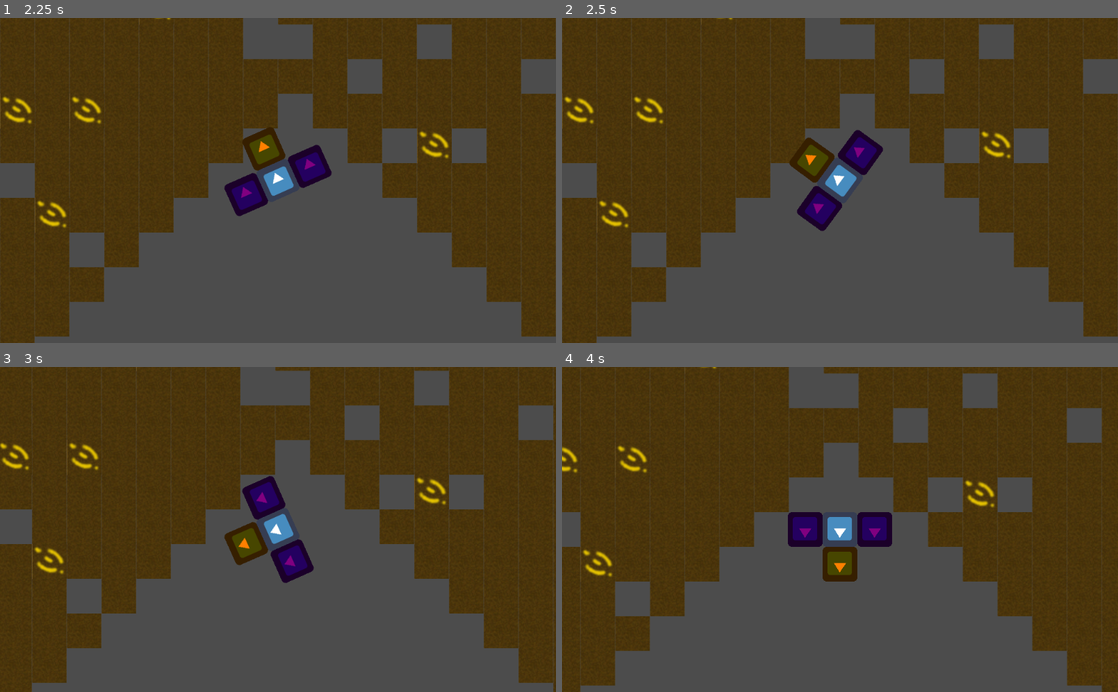
Above: before the commit, frames 1-4 (two rows, left to right).
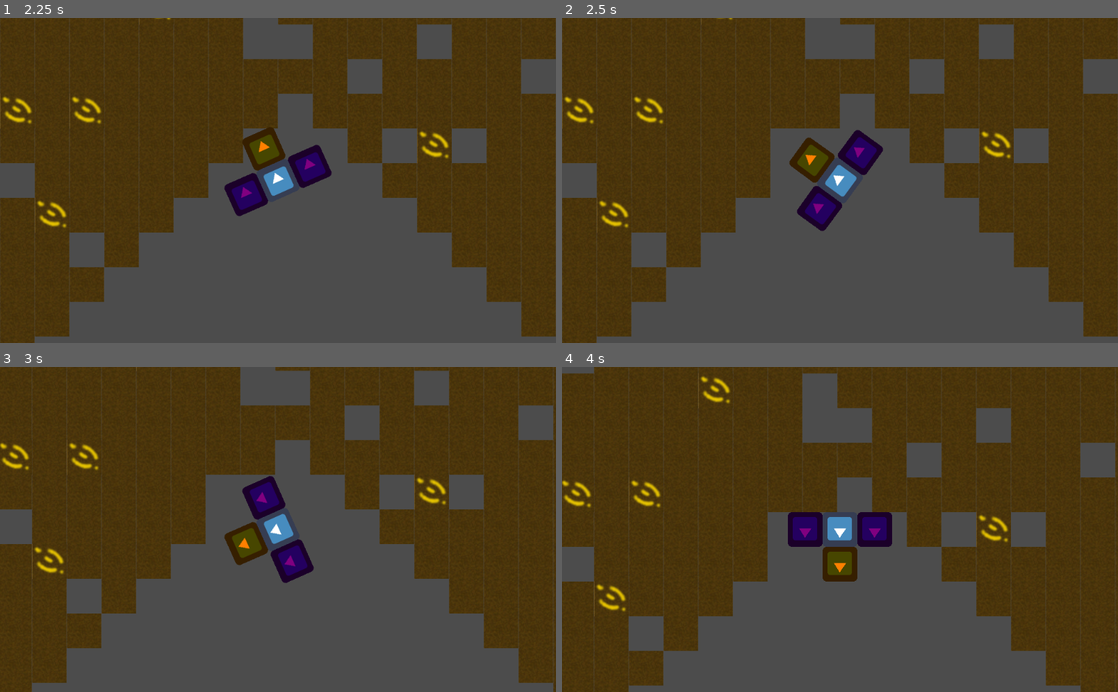
Above: after the commit, the same moments.

Repository: HedgeLizards/minor
Game: Godot game, scene res://scenes/Main.tscn
Same seed, same stepped clock (60 frames per second), same inputs: the game is played once before the commit and once after it. The engine's default icon, where the game draws it, is replaced by a stand-in: a white triangle on a blue panel in a dark square.
Inputs:
- Up to frame 1 (2.25 s): tap Enter at 0.5 s; hold Up (forward) 0.53-2.03 s; hold Left (turnleft) from 2.03 s (still down)
- Up to frame 2 (2.5 s): keep holding Left (turnleft)
- Up to frame 3 (3 s): keep holding Left (turnleft)
- Up to frame 4 (4 s): release Left (turnleft) at 3.53 s; hold Down (backward) from 3.53 s (still down)

Frame 1 is identical in both runs. In frame 2, 0.6% of the frame differs, in the area x 37-44%, y 33-45%; in frame 3, 0.7%; in frame 4, 21%, in the area x 0-100%, y 0-100%.

Commit message:
drill has multiple bits

Diff:
--- a/scenes/Drill.tscn
+++ b/scenes/Drill.tscn
@@ -5,7 +5,7 @@
 [sub_resource type="RectangleShape2D" id=1]
 extents = Vector2( 32, 32 )
 
-[node name="Drill" type="Area2D" groups=["drills"]]
+[node name="Drill" type="Area2D"]
 collision_layer = 0
 collision_mask = 2
 
@@ -15,3 +15,8 @@
 
 [node name="CollisionShape2D" type="CollisionShape2D" parent="."]
 shape = SubResource( 1 )
+
+[node name="drillbit1" type="Node2D" parent="." groups=["drillbits"]]
+
+[node name="drillbit2" type="Node2D" parent="." groups=["drillbits"]]
+position = Vector2( 0, -16 )
--- a/scripts/WorldTiles.gd
+++ b/scripts/WorldTiles.gd
@@ -30,7 +30,7 @@
 
 
 func _process(delta):
-	var drills = get_tree().get_nodes_in_group("drills")
+	var drills = get_tree().get_nodes_in_group("drillbits")
 	for drill in drills:
 		var local_position = self.to_local(drill.global_position)
 		var map_position = self.world_to_map(local_position)
